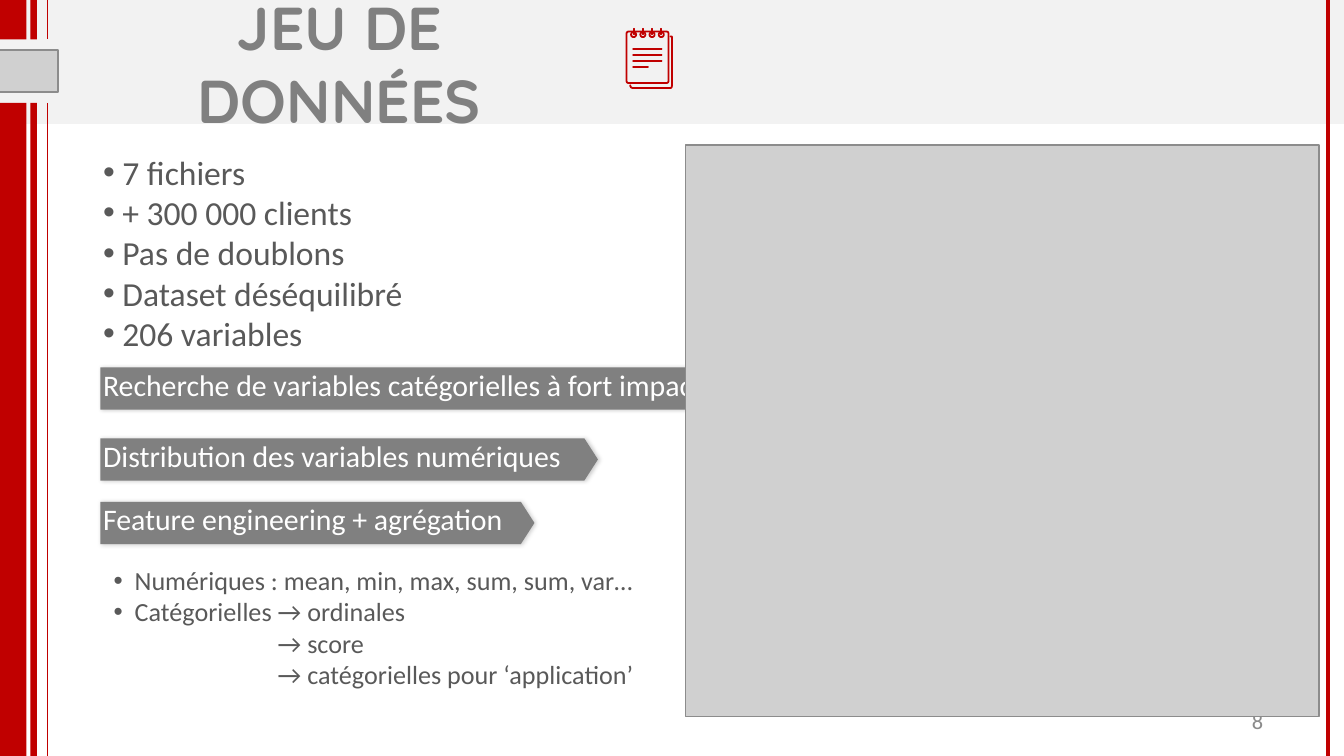
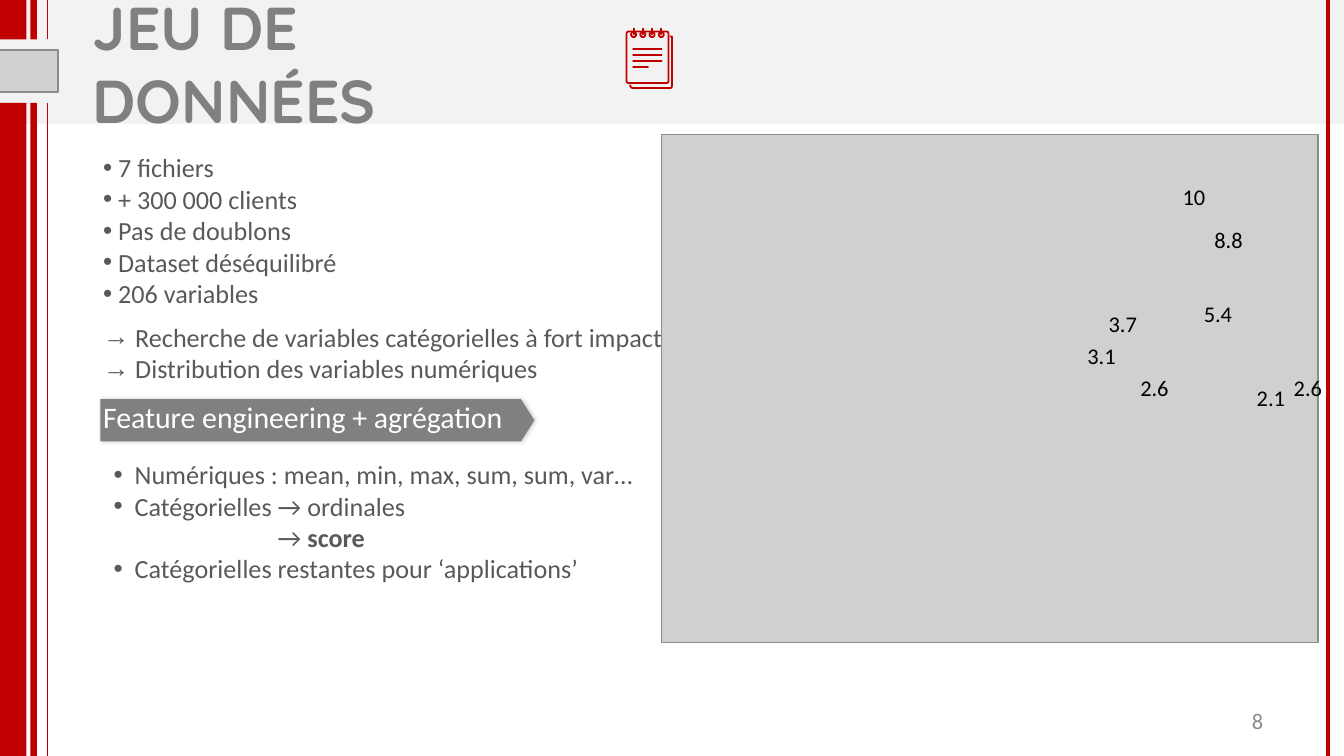
Before and after one commit to florabajolet/OCR7_scoring, a slide deck: slide 8 of P7_presentation.pptx. Drawn at 1344x756 pixels with LibreOffice and Linux fonts; fonts in the diff are those of the drawing; grey boxes stand for pictures. Boxes give left, top, right and bottom in pixels: in the first picture for what was removed or moved away, otherwise in the second. Text is boxed around its words. In the diff, an @@ line names an element or a change of style, - is before the commit and + after.

```diff
--- a/P7_presentation.pptx
+++ b/P7_presentation.pptx
@@ title "JEU DE DONNÉES" at box(93, 7, 376, 124): alignment centre to left @@
@@ text "7 fichiers" at box(118, 159, 336, 303): size 18 to 14 pt @@
@@ picture: place and size @@
-picture at box(685, 145, 1318, 716)
+picture at box(661, 134, 1318, 642)
@@ text "Recherche de variables catégorielles à ...": place and size @@
-text "Recherche de variables catégorielles à ..." at box(103, 371, 702, 403)
+text "Recherche de variables catégorielles à ..." at box(135, 325, 662, 382)
@@ text at box(135, 325, 662, 353): size 16 to 14 pt, text colour #FFFFFF to #595959 in "Recherche de variables catégorielles à fort impact"; bullet none to → @@
@@ pentagon arrow removed at box(101, 367, 735, 409) @@
@@ text at box(135, 360, 537, 382): paragraph added @@
+→ Distribution des variables numériques
@@ group added at box(1087, 190, 1322, 406): 8 texts @@
+10
+8.8
+5.4
+3.7
+3.1
+2.1
+2.6
+2.6
@@ text "Distribution des variables numériques" rewrapped from box(103, 446, 561, 472) to box(103, 403, 561, 435) @@
@@ text "Feature engineering + agrégation": place and size @@
-text "Feature engineering + agrégation" at box(103, 509, 502, 535)
+text "Feature engineering + agrégation" at box(103, 407, 502, 433)
@@ pentagon arrow: place and size @@
-pentagon arrow at box(101, 501, 535, 543)
+pentagon arrow at box(101, 399, 535, 441)
@@ pentagon arrow removed at box(101, 438, 598, 480) @@
@@ text "Numériques : mean, min, max, ...": place and size @@
-text "Numériques : mean, min, max, ..." at box(135, 572, 633, 689)
+text "Numériques : mean, min, max, ..." at box(135, 466, 632, 583)
@@ text at box(307, 534, 365, 547): bold on in "score" @@
@@ text at box(135, 559, 578, 583): text changed @@
-→ catégorielles pour ‘application’
+• Catégorielles restantes pour ‘applications’
```
Also in this commit, not shown: 20 other slides changed, 3 slides added, 19 other files.
